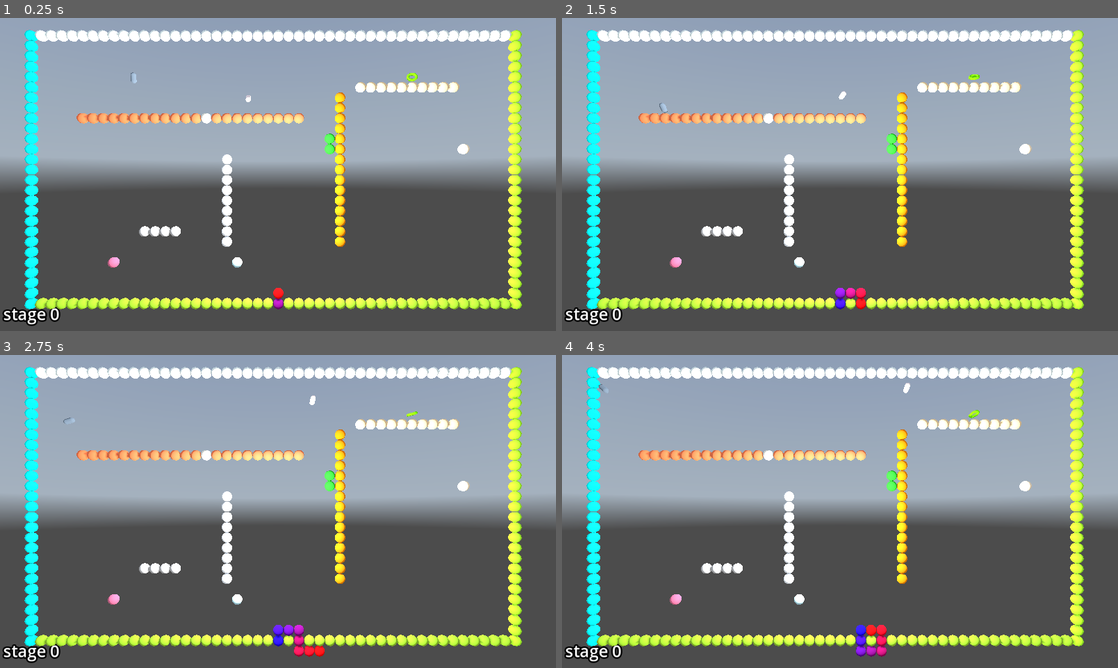
Above: before the commit, frames 1-4 (two rows, left to right).
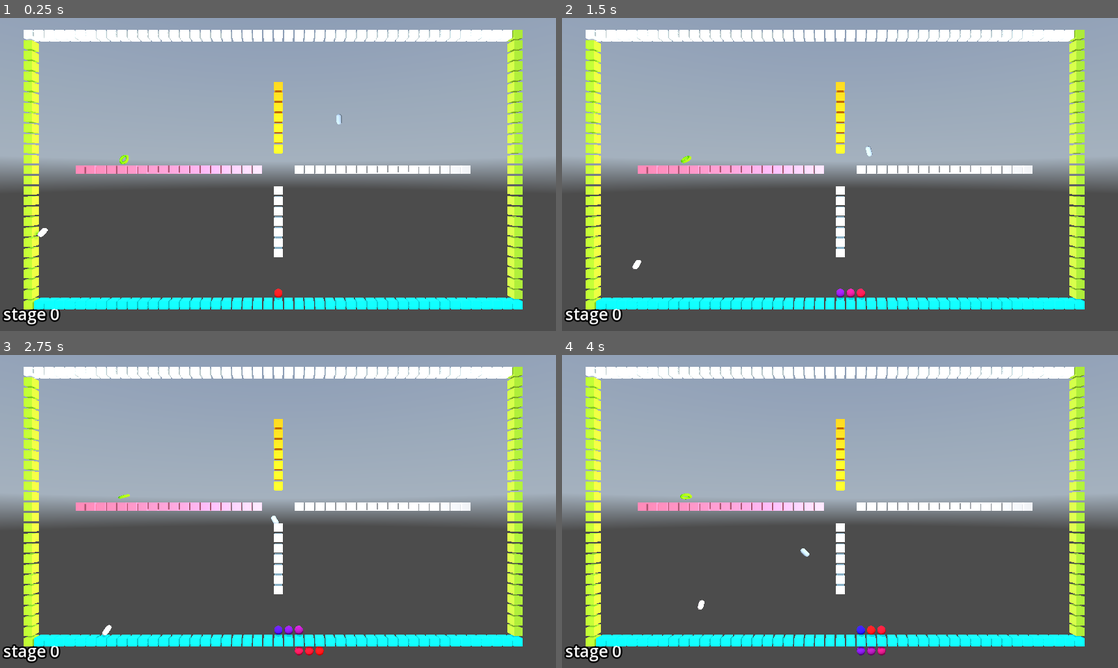
Above: after the commit, the same moments.

Repository: kasworld/gd4snakebyte3d
Game: Godot game, scene res://main.tscn
Two runs of this game, one before a commit and one after it. Both use one fixed random seed, a clock stepped at 60 frames per second and the inputs below. A sky picture missing from this copy of the repository is replaced by a grey-blue gradient.
Inputs (mouse positions are in pixels of both pictures, inside the frame that each line leads up to):
- Up to frame 1 (0.25 s): no input
- Up to frame 2 (1.5 s): tap Enter at 0.5 s; move the mouse to (962, 158) at 0.52 s; hold Right 0.53-1.28 s; click (962, 158) at 0.67 s; move the mouse to (728, 190) at 1.27 s; hold Down from 1.28 s (still down)
- Up to frame 3 (2.75 s): move the mouse to (333, 442) at 2.02 s; release Down at 2.03 s; hold Right from 2.03 s (still down)
- Up to frame 4 (4 s): move the mouse to (812, 574) at 2.77 s; release Right at 2.78 s; hold Up 2.78-3.53 s; click (812, 574) at 2.92 s; move the mouse to (1006, 558) at 3.52 s; hold Left from 3.53 s (still down)

The runs differ from the first frame. In frame 1, 14% of the frame differs, in the area x 4-94%, y 3-94%; in frame 2, 14%; in frame 3, 14%; in frame 4, 14%, in the area x 4-94%, y 3-97%.

Commit message:
add walls

Diff:
--- a/global/settings.gd
+++ b/global/settings.gd
@@ -10,10 +10,17 @@
 const FrameTime := 0.4 # second
 
 var BounderyWalls = [
-	["hline", 0, Settings.FieldWidth-1, 0, Things.Wall ],
-	["hline", 0, Settings.FieldWidth-1, Settings.FieldHeight-1, Things.Wall ],
-	["vline", 0, 0, Settings.FieldHeight-1, Things.Wall ],
-	["vline", Settings.FieldWidth-1, 0, Settings.FieldHeight-1, Things.Wall ],
+	["hline", 0, Settings.FieldWidth-2, 0, Things.Wall ],
+	["vline", Settings.FieldWidth-1, 0, Settings.FieldHeight-2, Things.Wall ],
+	["hline", 1, Settings.FieldWidth-1, Settings.FieldHeight-1, Things.Wall ],
+	["vline", 0, 1, Settings.FieldHeight-1, Things.Wall ],
+]
+
+var Stage1Walls = [
+	["hline", 5, Settings.FieldWidth/2-2, Settings.FieldHeight/2, Things.Wall ],
+	["hline", Settings.FieldWidth/2+2, Settings.FieldWidth-1-5, Settings.FieldHeight/2, Things.Wall ],
+	["vline", Settings.FieldWidth/2, 5, Settings.FieldHeight/2-2, Things.Wall ],
+	["vline", Settings.FieldWidth/2, Settings.FieldHeight/2+2, Settings.FieldHeight-1-5, Things.Wall ],
 ]
 
 var LightColorList = NamedColorList.make_light_color_list()
--- a/snake.gd
+++ b/snake.gd
@@ -5,11 +5,12 @@
 var move_dir :Dir8Lib.Dir
 var dest_body_len :int
 
-func init(pos :Vector2i) -> void:
-	var mesh = ShapeLib.new_mesh_by_type(ShapeLib.Shape.Sphere, 0.5)
+func init(pos :Vector2i) -> Snake:
+	var mesh = ShapeLib.new_mesh_by_type(ShapeLib.Shape.Sphere, 0.4)
 	$Body.init(mesh, Color.WHITE, Settings.FieldWidth*Settings.FieldHeight/2, Vector3.ZERO)
 	dest_body_len = Settings.SnakeLenStart
 	pos2d_list.append(pos)
+	return self
 
 func process_frame() -> void:
 	if pos2d_list.size() >= dest_body_len:
--- a/stage.gd
+++ b/stage.gd
@@ -13,7 +13,7 @@
 	$Label3D.text = "stage %d" % number
 	$Timer.wait_time = Settings.FrameTime
 	field = PlacedThings.new(Settings.FieldSize)
-	$Walls.init(field)
+	$Walls.init(field, Settings.Stage1Walls)
 	field.set_at( Settings.StartPos, Things.Start)
 	#field.set_at( Vector2i(Settings.FieldWidth/2, 0), Things.Goal)
 	for i in 2:
--- a/walls.gd
+++ b/walls.gd
@@ -4,13 +4,14 @@
 var field :PlacedThings
 var wall_list :Array
 
-func init(f :PlacedThings) -> void:
+func init(f :PlacedThings, add_walls :Array) -> void:
 	field = f
 	wall_list = []
-	var mesh = ShapeLib.new_mesh_by_type(ShapeLib.Shape.Sphere, 0.5)
+	var mesh = ShapeLib.new_mesh_by_type(ShapeLib.Shape.Box, 0.4)
 	$MultiMeshShape.init(mesh, Color.WHITE, Settings.FieldWidth*Settings.FieldHeight/2, Vector3.ZERO)
 	exec_script(Settings.BounderyWalls)
-	draw_rand_wall(10)
+	exec_script(add_walls)
+	#draw_rand_wall(10)
 	field2wall(field)
 
 func field2wall(field :PlacedThings) -> void:
